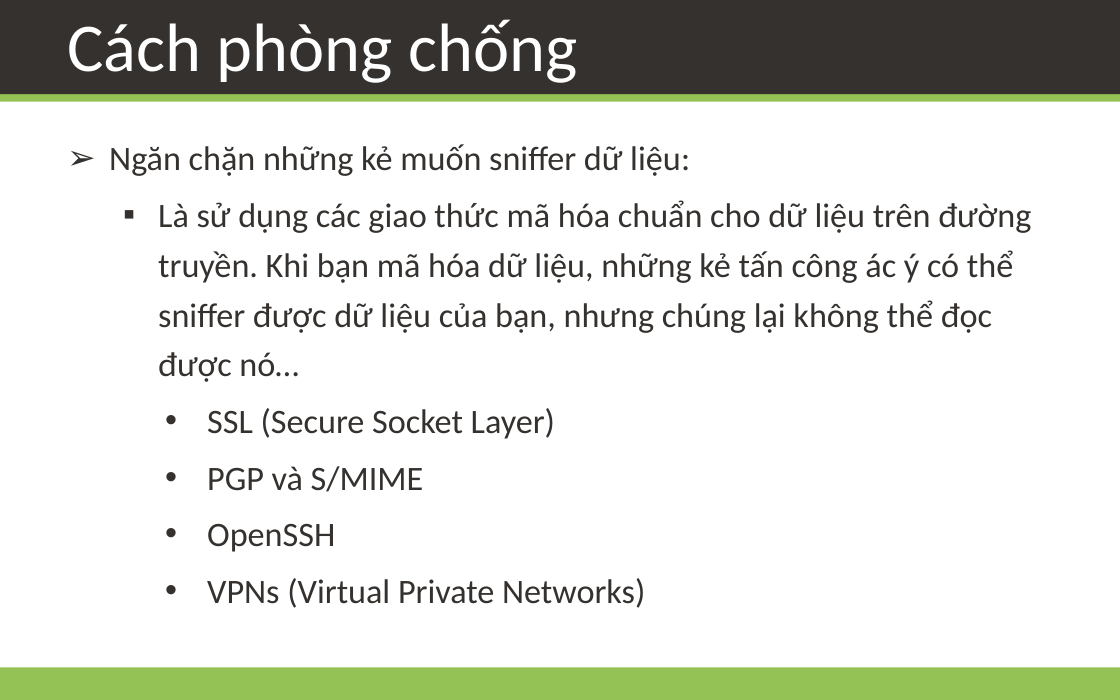
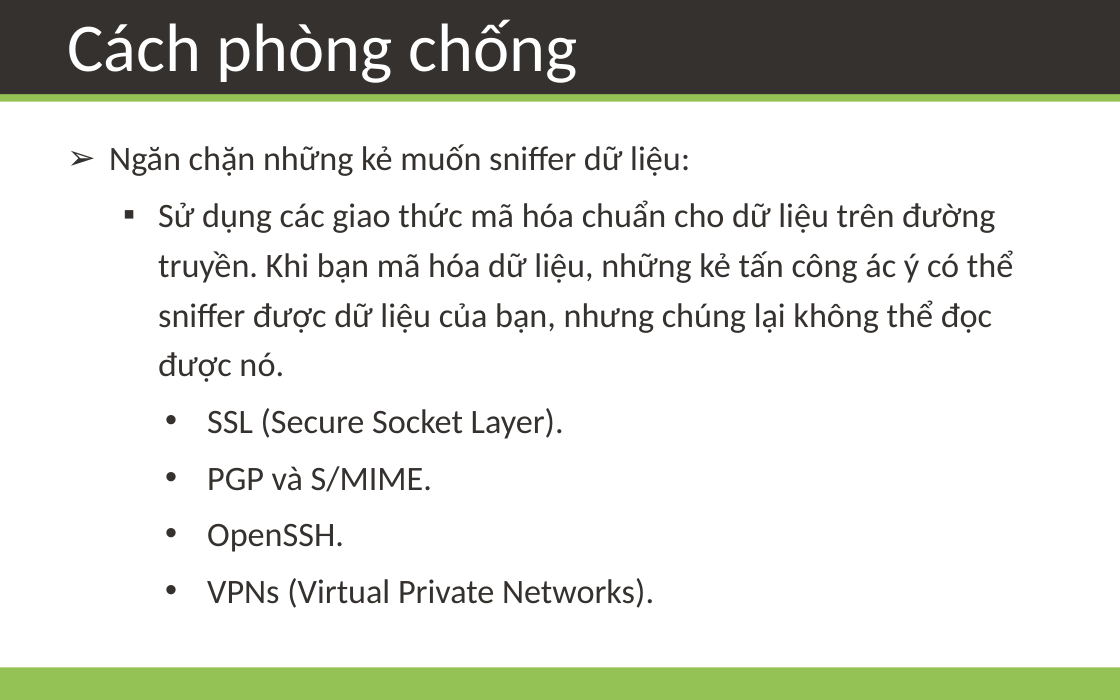
Before and after one commit to daotk/cdkpt, a slide deck: slide 13 of CDBM/Team Assignment 01/Team02.pptx (slide 14 before the commit). Drawn at 1120x700 pixels with LibreOffice and Linux fonts; fonts in the diff are those of the drawing; background and template pictures are left out. Boxes give left, top, right and bottom in pixels: in the first picture for what was removed or moved away, otherwise in the second. Text is boxed around its words. In the diff, an @@ line names an element or a change of style, - is before the commit and + after.

Commit message:
update ppt

```diff
--- a/CDBM/Team Assignment 01/Team02.pptx
+++ b/CDBM/Team Assignment 01/Team02.pptx
@@ text at (158,200,1013,608): text changed @@
-  ▪ Là sử dụng các giao thức mã hóa chuẩn cho dữ liệu trên đường truyền. Khi bạn mã hóa dữ liệu, những kẻ tấn công ác ý có thể sniffer được dữ liệu của bạn, nhưng chúng lại không thể đọc được nó…
-    • SSL (Secure Socket Layer)
-    • PGP và S/MIME
-    • OpenSSH
-    • VPNs (Virtual Private Networks)
+  ▪ Sử dụng các giao thức mã hóa chuẩn cho dữ liệu trên đường truyền. Khi bạn mã hóa dữ liệu, những kẻ tấn công ác ý có thể sniffer được dữ liệu của bạn, nhưng chúng lại không thể đọc được nó.
+    • SSL (Secure Socket Layer).
+    • PGP và S/MIME.
+    • OpenSSH.
+    • VPNs (Virtual Private Networks).
```
Also in this commit, not shown: 10 other slides changed, 1 slide removed.
